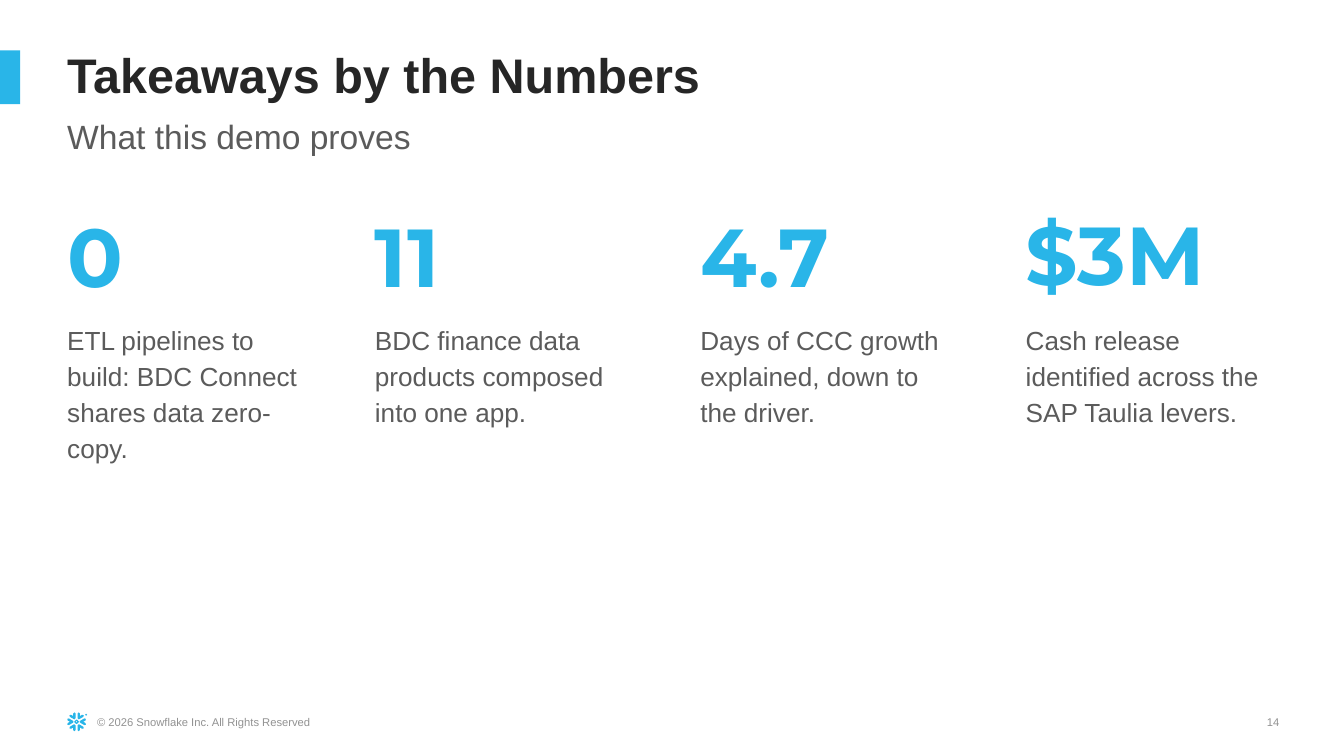
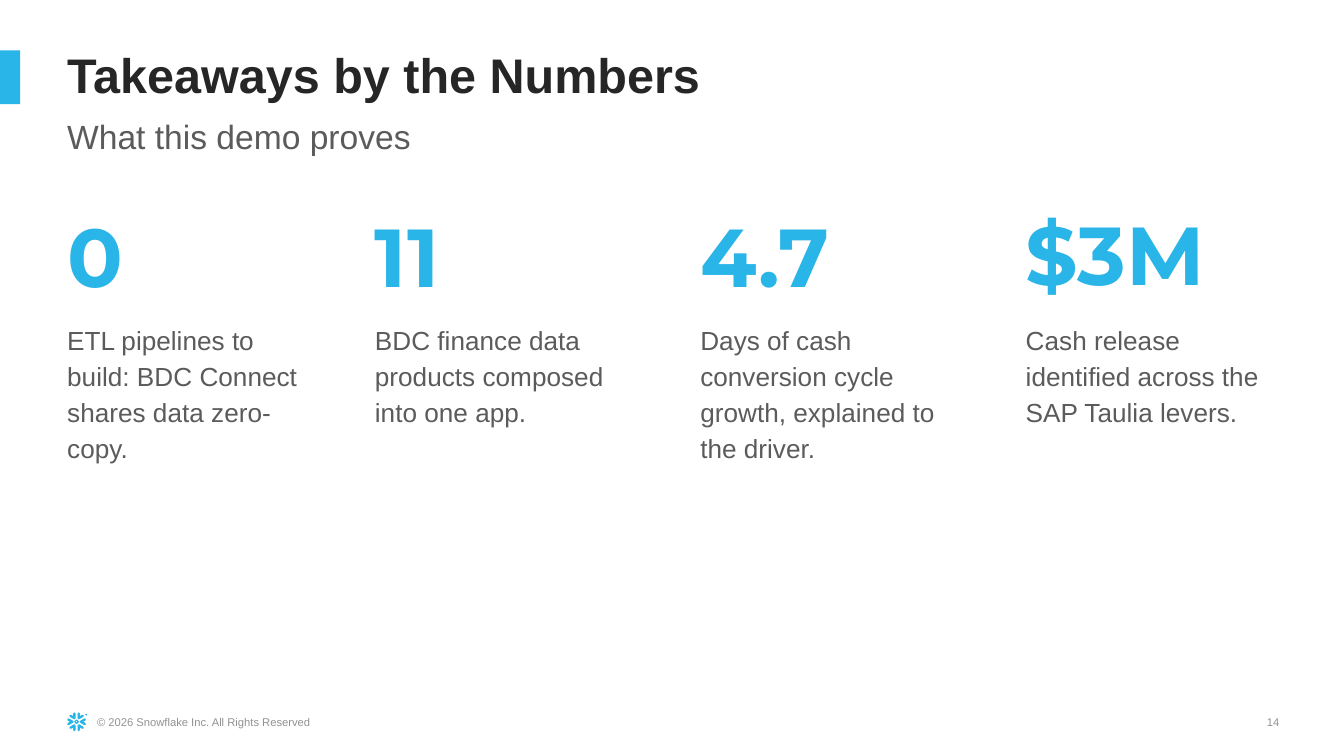
Before and after one commit to sfc-gh-dfreriks/sap-bdc-working-capital-360, a slide deck: slide 14 of docs/SAP_Working_Capital_360_Demo_Guide.pptx. Drawn at 1344x756 pixels with LibreOffice and Linux fonts; fonts in the diff are those of the drawing. Boxes give left, top, right and bottom in pixels: in the first picture for what was removed or moved away, otherwise in the second. Text is boxed around its words. In the diff, an @@ line names an element or a change of style, - is before the commit and + after.

Commit message:
Explain the cash conversion cycle (CCC) on charts, docs and decks
Generated with [Snowflake CoCo](https://docs.snowflake.com/en/user-guide/cortex-code/cortex-code)

```diff
--- a/docs/SAP_Working_Capital_360_Demo_Guide.pptx
+++ b/docs/SAP_Working_Capital_360_Demo_Guide.pptx
@@ text at [700,331,935,458]: text changed @@
-Days of CCC growth explained, down to the driver.
+Days of cash conversion cycle growth, explained to the driver.
```
Also in this commit, not shown: 4 other slides changed, 10 other files.
